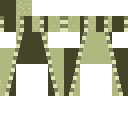
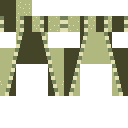
Before/after of a w=128, h=128 layered artwork. What changed in the layer stack:
painted on "Layer 22" over [76, 32, 116, 64]
